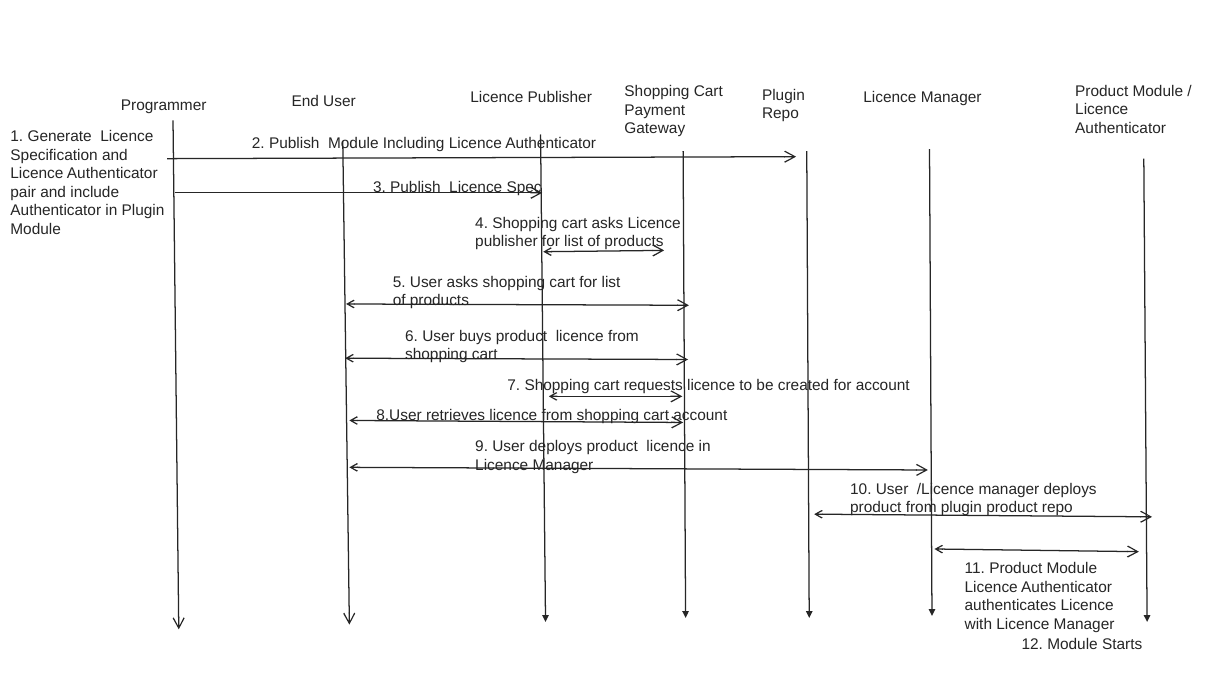
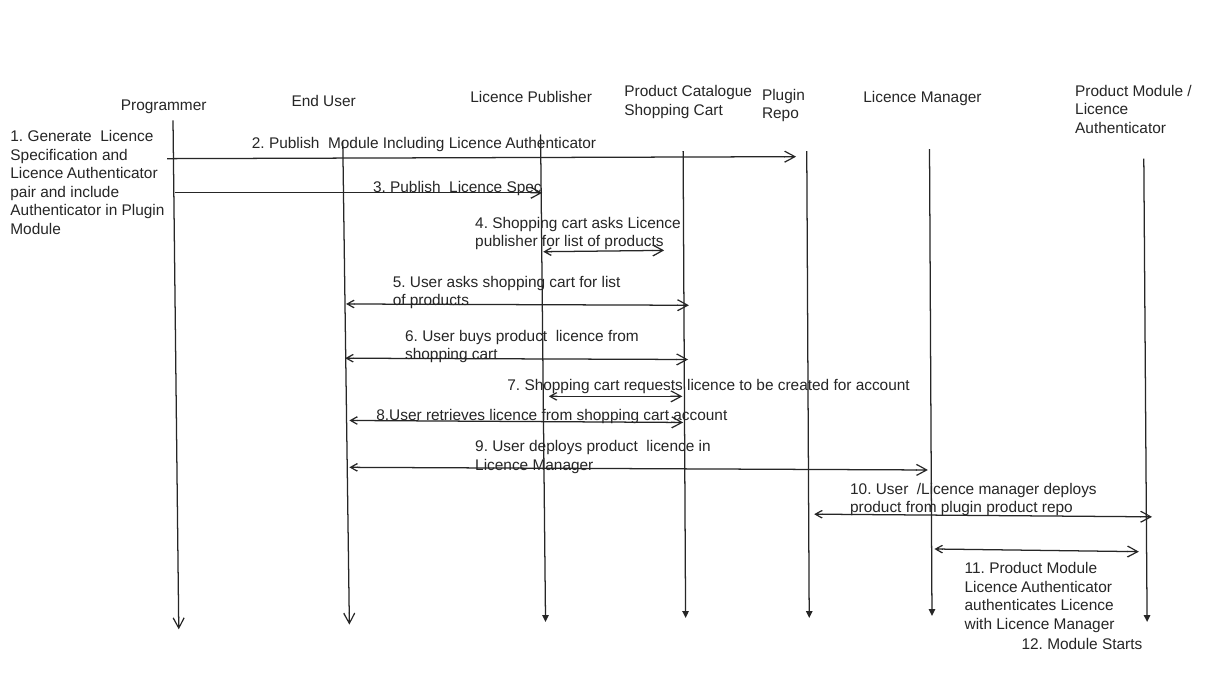
Before and after one commit to gallenc/tmforumhack2017, a slide deck: slide 11 of TMForumVancouver2017Hack/documentation/VancouverAirwatchTMForumHackScenario;119-6-2017draft.pptx. Drawn at 1232x693 pixels with LibreOffice and Linux fonts; fonts in the diff are those of the drawing; background and template pictures are left out. Boxes give left, top, right and bottom in pixels: in the first picture for what was removed or moved away, otherwise in the second. Text is boxed around its words. In the diff, an @@ line names an element or a change of style, - is before the commit and + after.

```diff
--- a/TMForumVancouver2017Hack/documentation/VancouverAirwatchTMForumHackScenario;119-6-2017draft.pptx
+++ b/TMForumVancouver2017Hack/documentation/VancouverAirwatchTMForumHackScenario;119-6-2017draft.pptx
@@ text at bbox=[624, 85, 752, 99]: paragraph added @@
+Product Catalogue
@@ text at bbox=[624, 104, 685, 136]: paragraph removed @@
-Payment Gateway
```
Also in this commit, not shown: 3 other slides changed, 8 slides removed, 6 other files.
